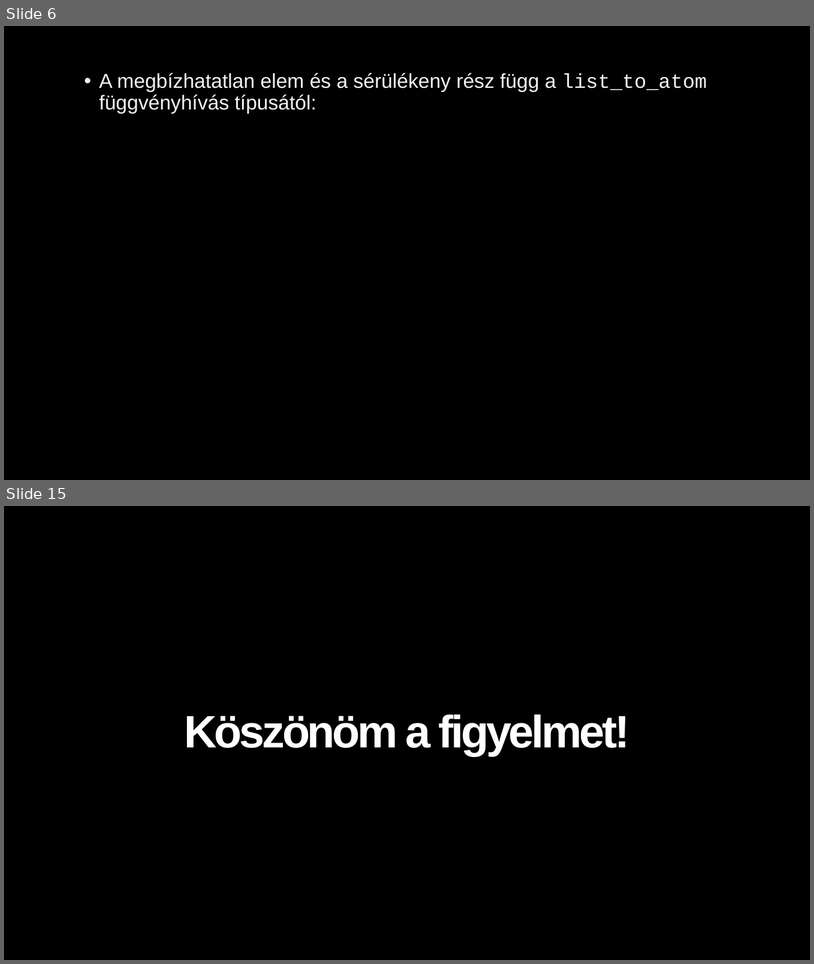
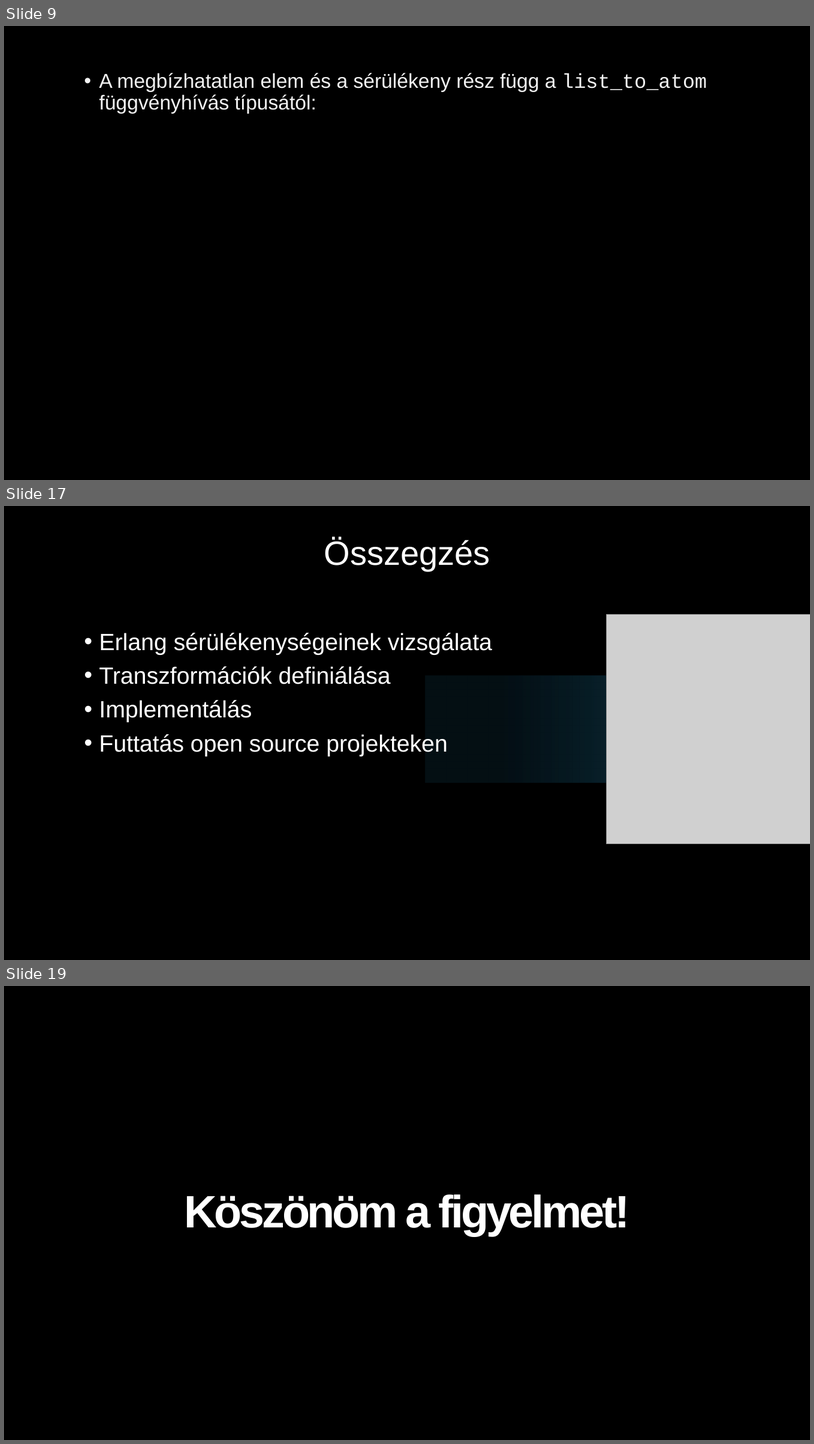
Before and after one commit to juhasznellee/msc_szakdoga, a slide deck: diplomamunka.pptx. Shown one above the other, each under a label of ours: slides 6 and 15 before the commit, slides 9, 17 and 19 after it; the slides between them are not shown. The pictures are 814x964 and 814x1444 pixels, drawn with LibreOffice and Linux fonts; fonts in the diff are those of the drawing; grey boxes stand for pictures; background and template pictures are left out. Boxes give left, top, right and bottom in pixels: in the first picture for what was removed or moved away, otherwise in the second. Text is boxed around its words. In the diff, an @@ line names an element or a change of style, - is before the commit and + after.

```diff
--- a/diplomamunka.pptx
+++ b/diplomamunka.pptx
@@ slide 17 added at [4, 506, 810, 960], background picture (left out) @@
@@ text added at [324, 538, 491, 571], 40 pt, text #FFFFFF @@
+Összegzés
@@ picture added at [606, 614, 810, 844] @@
@@ text added at [99, 633, 492, 756], 28 pt, text #FFFFFF @@
+• Erlang sérülékenységeinek vizsgálata
+• Transzformációk definiálása
+• Implementálás
+• Futtatás open source projekteken
@@ rectangle added at [426, 675, 810, 783], fill gradient #124963 to #1F7599 to #66BDE0 @@
@@ what was slide 6 is now slide 9 @@
@@ what was slide 15 is now slide 19 @@
```
Also in this commit, not shown: 11 slides changed, 4 other slides added, 2 slides removed.
